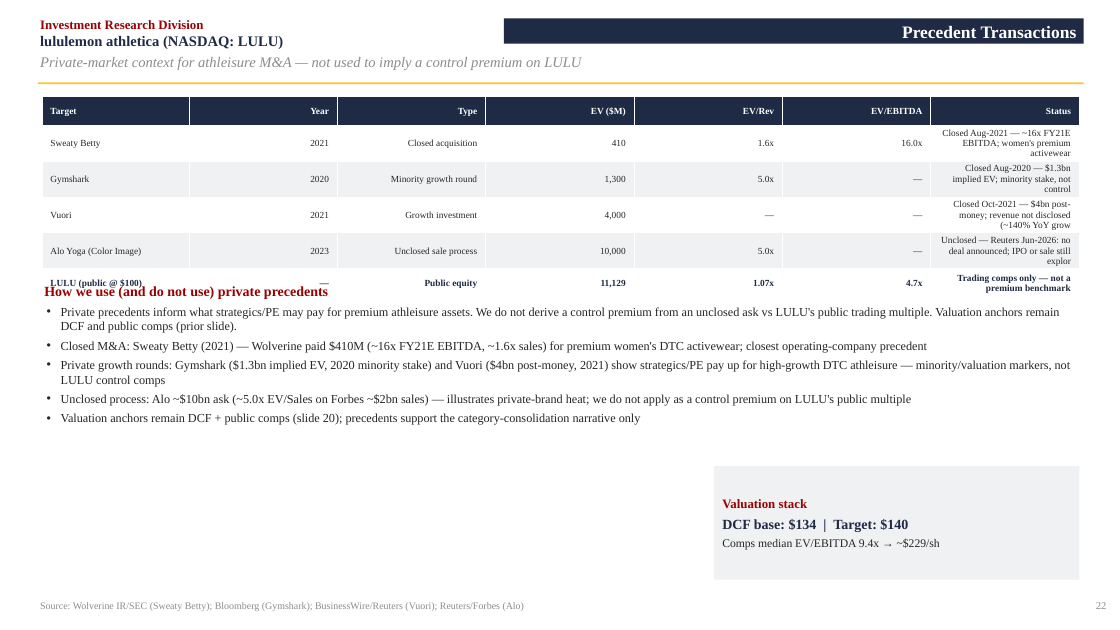
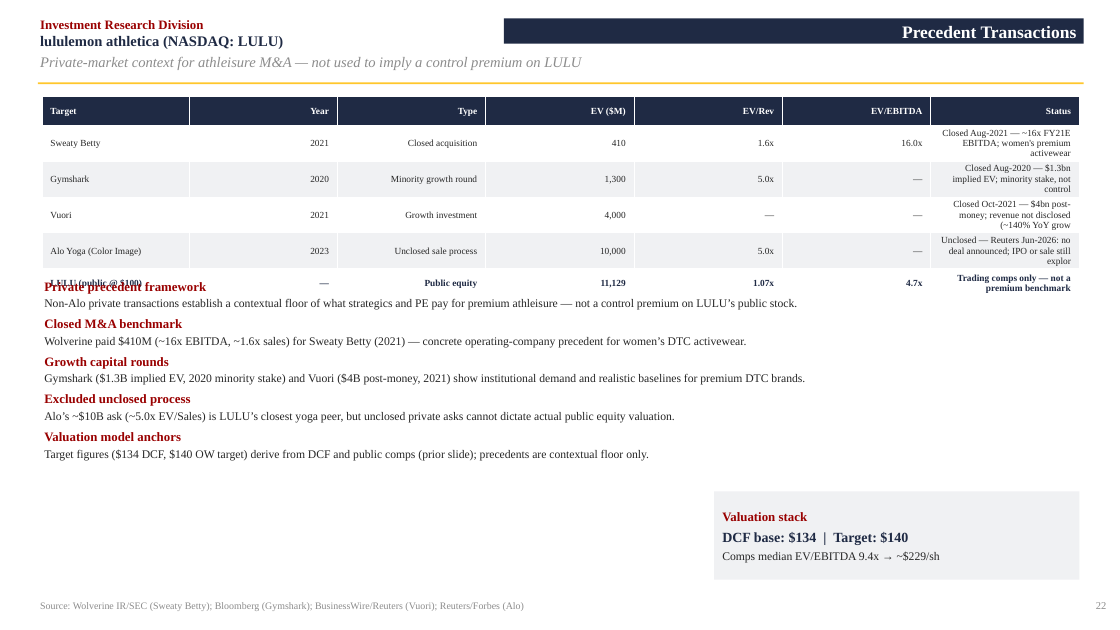
Before and after one commit to vengeanceaiUSC/RM, a slide deck: slide 23 of LULU/LULU_Investment_Pitch_Deck.pptx. Drawn at 1120x630 pixels with LibreOffice and Linux fonts; fonts in the diff are those of the drawing. Boxes give left, top, right and bottom in pixels: in the first picture for what was removed or moved away, otherwise in the second. Text is boxed around its words. In the diff, an @@ line names an element or a change of style, - is before the commit and + after.

```diff
--- a/LULU/LULU_Investment_Pitch_Deck.pptx
+++ b/LULU/LULU_Investment_Pitch_Deck.pptx
@@ text at box(44, 281, 805, 461): text changed; size 10.5 to 10 pt @@
-How we use (and do not use) private precedents
-• Private precedents inform what strategics/PE may pay for premium athleisure assets. We do not derive a control premium from an unclosed ask vs LULU's public trading multiple. Valuation anchors remain DCF and public comps (prior slide).
-• Closed M&A: Sweaty Betty (2021) — Wolverine paid $410M (~16x FY21E EBITDA, ~1.6x sales) for premium women's DTC activewear; closest operating-company precedent
-• Private growth rounds: Gymshark ($1.3bn implied EV, 2020 minority stake) and Vuori ($4bn post-money, 2021) show strategics/PE pay up for high-growth DTC athleisure — minority/valuation markers, not LULU control comps
-• Unclosed process: Alo ~$10bn ask (~5.0x EV/Sales on Forbes ~$2bn sales) — illustrates private-brand heat; we do not apply as a control premium on LULU's public multiple
-• Valuation anchors remain DCF + public comps (slide 20); precedents support the category-consolidation narrative only
+Private precedent framework
+Non-Alo private transactions establish a contextual floor of what strategics and PE pay for premium athleisure — not a control premium on LULU’s public stock.
+Closed M&A benchmark
+Wolverine paid $410M (~16x EBITDA, ~1.6x sales) for Sweaty Betty (2021) — concrete operating-company precedent for women’s DTC activewear.
+Growth capital rounds
+Gymshark ($1.3B implied EV, 2020 minority stake) and Vuori ($4B post-money, 2021) show institutional demand and realistic baselines for premium DTC brands.
+Excluded unclosed process
+Alo’s ~$10B ask (~5.0x EV/Sales) is LULU’s closest yoga peer, but unclosed private asks cannot dictate actual public equity valuation.
+Valuation model anchors
+Target figures ($134 DCF, $140 OW target) derive from DCF and public comps (prior slide); precedents are contextual floor only.
@@ rectangle "Valuation stack": place and size @@
-rectangle "Valuation stack" at box(714, 466, 1080, 580)
+rectangle "Valuation stack" at box(714, 492, 1080, 580)
```
Also in this commit, not shown: 2 other files.
